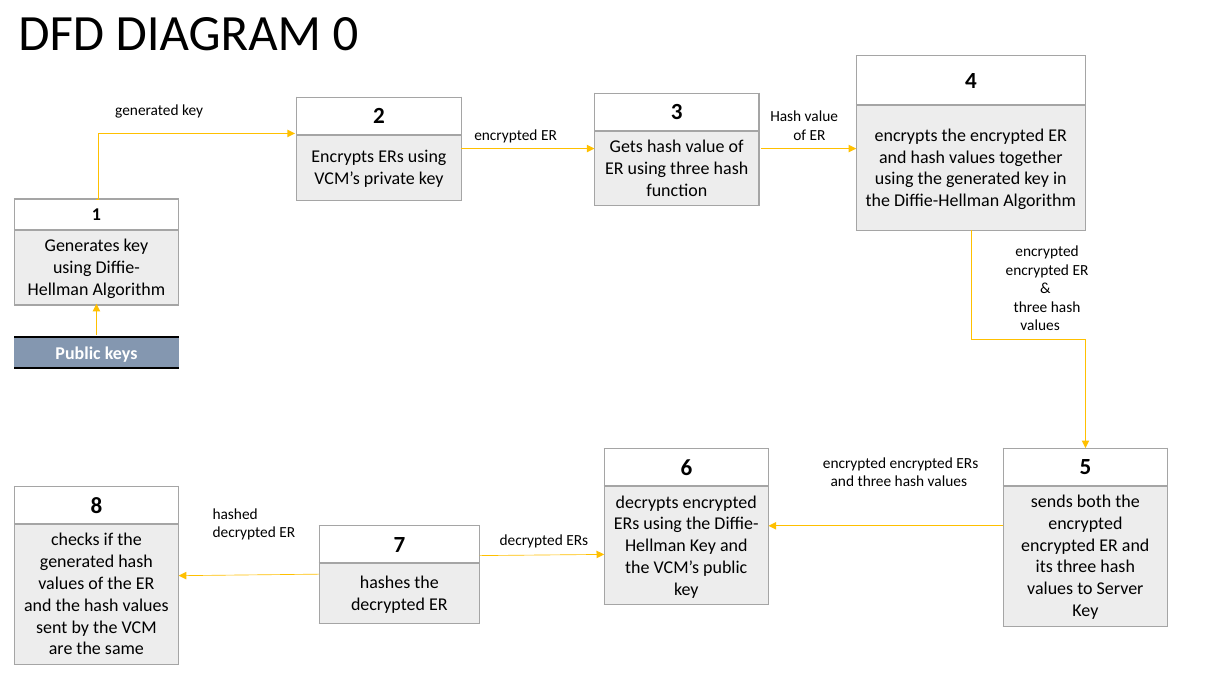
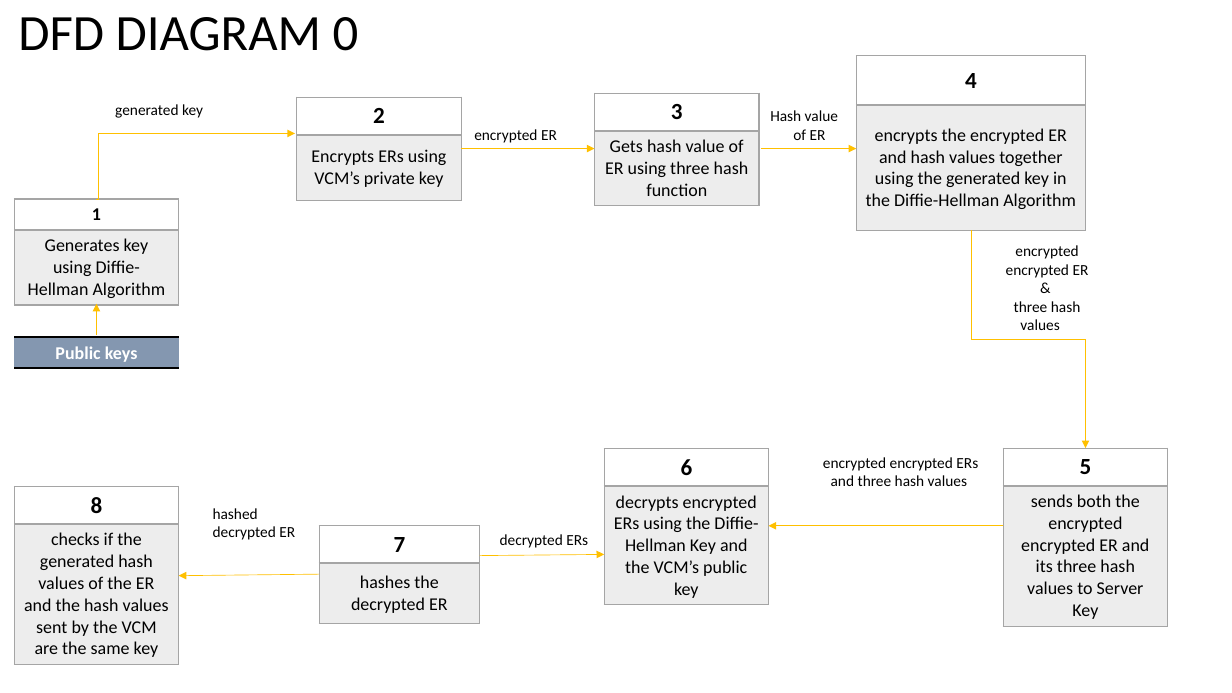
Before and after one commit to seans888/Project---Automate-Election, a slide deck: slide 3 of Documentation/Research Paper/AES diagrams.pptx. Drawn at 1232x693 pixels with LibreOffice and Linux fonts; fonts in the diff are those of the drawing. Boxes give left, top, right and bottom in pixels: in the first picture for what was removed or moved away, otherwise in the second. Text is boxed around its words. In the diff, an @@ line names an element or a change of style, - is before the commit and + after.

```diff
--- a/Documentation/Research Paper/AES diagrams.pptx
+++ b/Documentation/Research Paper/AES diagrams.pptx
@@ table at box(14, 486, 178, 662) @@
-row 2, column 1: checks if the generated hash values of the ER and the hash values sent by the VCM are the same
+row 2, column 1: checks if the generated hash values of the ER and the hash values sent by the VCM are the same key
```
Also in this commit, not shown: 13 other slides changed.
